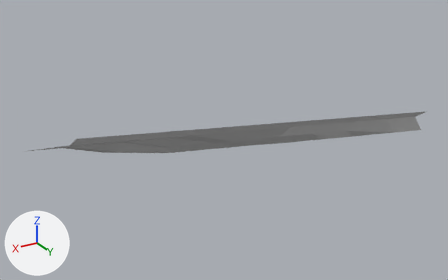
The OBJ model assets/models/suelo.obj, before and after one commit.
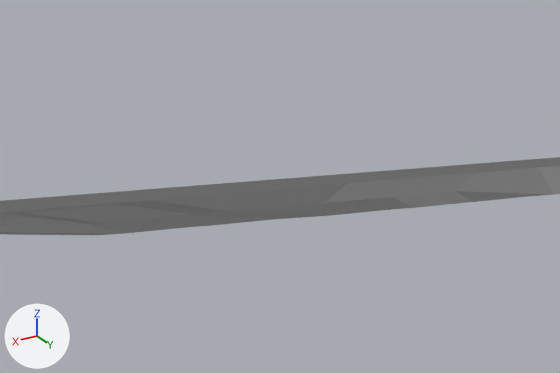
Each version is shown whole from a camera (50 mm lens) standing at (2704.0, 3463.0, 1991.0) and looking at (407.0, -365.0, 78.0), then close up on the part from 26% to 89% of the width and 12% to 80% of the height. The lights are fixed; the arrows at lower left show +X, +Y and +Z. Where no turn or scale is listed for an object, it has been applied to the vertices.

The older version as bpy lines, for what is in view:
```python
me_grid_000 = bpy.data.meshes.new('Grid.000')
me_grid_000.from_pydata(...)  # 113 vertices, 90 faces; spans x -1250.0..1831.0, y -940.0..326.0, z -426.0..631.0
me_grid_000.materials.append(mat_material_008)  # light grey #d1d1d1
ob_grid_000 = bpy.data.objects.new('Grid.000', me_grid_000)
ob_grid_000.location = (0.0, 0.0, 0.0)
```
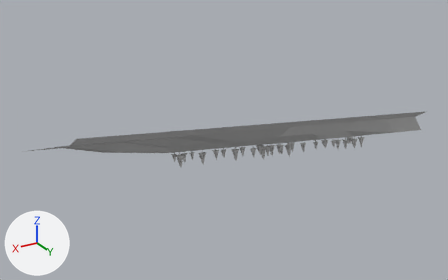
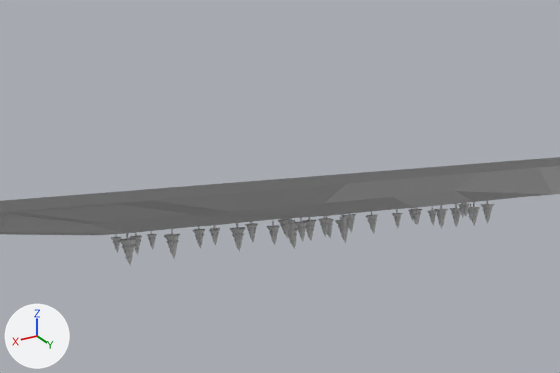
Pixel boxes (x1, y1, x2, y2) of what changed, in the close-ups (560 x 373 px):
'Grid.000', reshaped: before (0, 157, 560, 235); after (0, 157, 560, 265)
part 1 of me_grid_000, added: after (111, 201, 494, 265)

Diff of the bpy script that builds the scene:
```diff
--- a/assets/models/suelo.obj.py
+++ b/assets/models/suelo.obj.py
@@ mat_material_001 @@
+mat_material_001 = principled_material('Material.001')
+mat_material_001.base_color = (0.64, 0.64, 0.64)  # light grey #d1d1d1
+mat_material_001.roughness = 0.69
@@ me_grid_000 @@
 # used by ob_grid_000; location = (0.0, 0.0, 0.0)
-me_grid_000.from_pydata(...)  # 113 vertices, 90 faces; spans x -1250.0..1831.0, y -940.0..326.0, z -426.0..631.0
-me_grid_000.materials.append(mat_material_008)  # light grey #d1d1d1
+me_grid_000.from_pydata(...)  # 2878 vertices, 1662 faces; spans x -1250.0..1831.0, y -940.0..326.0, z -426.0..631.0
+# me_grid_000 part 1: 2765 vertices added at x -996.0..665.0, y -849.0..-121.0, z -407.0..-10.0
+me_grid_000.materials.append(mat_material_001)  # light grey #d1d1d1
```
